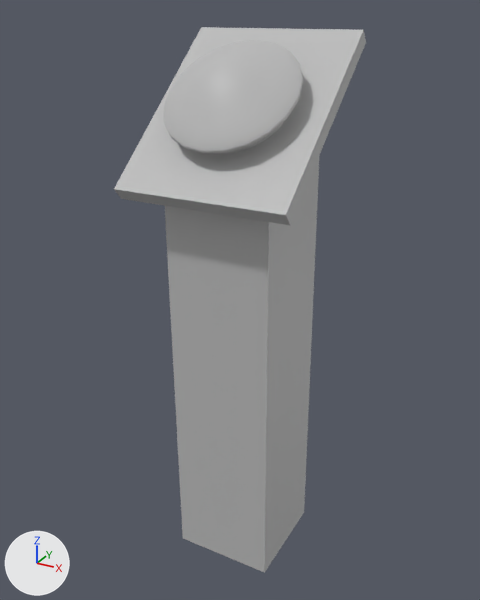
Before and after pictures for a commit that changed the FBX model PatrickAstermann_DesignPrototypeLevel/Assets/Prefabs/StartButton.fbx.
Before and after are seen from a camera (50 mm lens) standing at (0.413, -0.426, 0.193) and looking at (-0.007, 0.337, -0.188). Every picture has the same lights, and +X, +Y and +Z are marked at lower left. Where no turn or scale is listed for an object, it has been applied to the vertices.
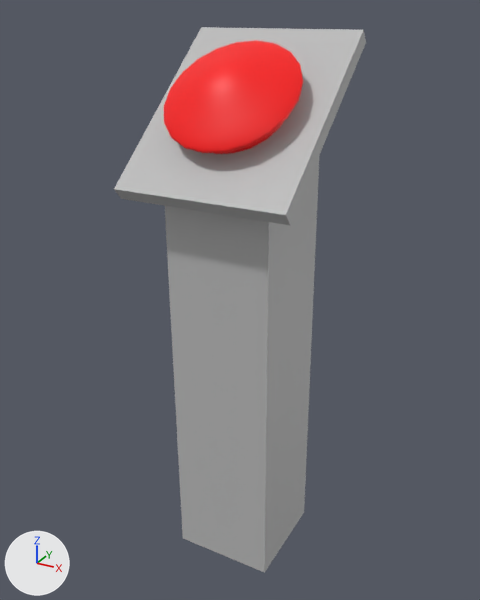
Where the change shows, as pixel boxes [x1, y1, x2, y2] in the pictures (480 x 600 px):
part 1 of me_mesh, recoloured (grey to red)
    both: [164, 40, 303, 154]

What changed in the scene script:
```text
Add mat_lambert2:
    mat_lambert2 = principled_material('lambert2')
    mat_lambert2.base_color = (1.0, 0.0, 0.0)  # red #ff0000
Change me_mesh:
    where me_mesh.from_pydata(...)  # 241 vertices, 257 faces; spans x -0.118..0.118, y -0.117..0.11, z -0.384..0.385
    used by ob_pcube2; location = (0.0, 0.33, -0.216)
    me_mesh part 1: 220 of the faces centred in x -0.087..0.086, y -0.094..0.041, z 0.254..0.371 switch from mat_lambert1 (grey #bcbcbc) to mat_lambert2 (red #ff0000)
```
